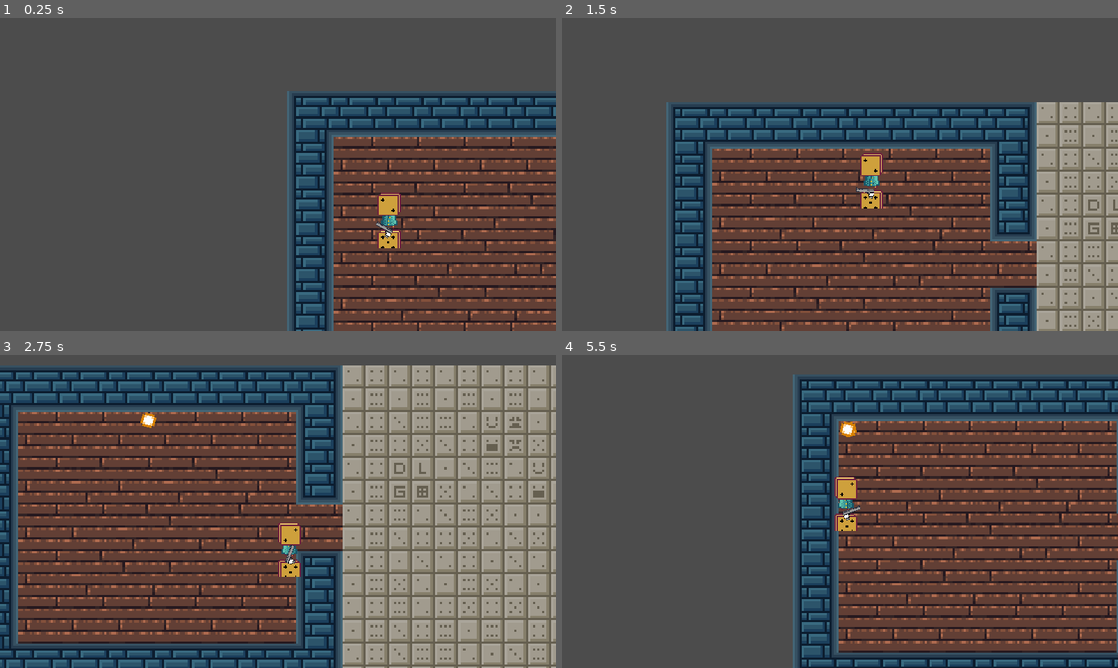
Above: before the commit, frames 1-4 (two rows, left to right).
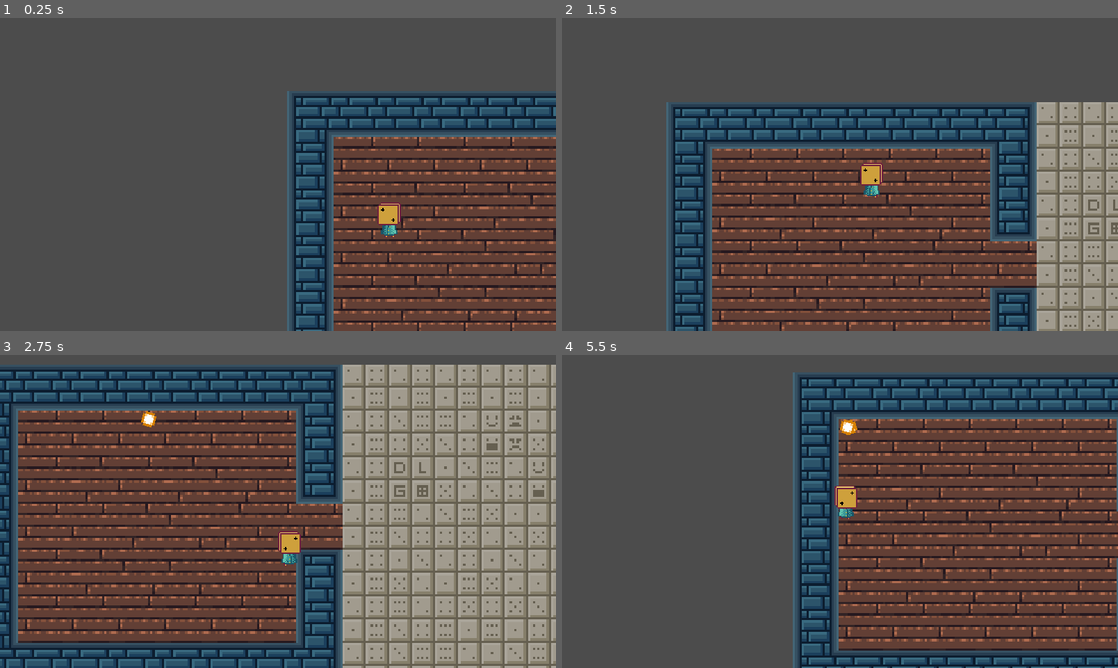
Above: after the commit, the same moments.

Repository: ygypt/gmtk2022
Game: Godot game, scene res://Levels/TemplateLevel.tscn
Two runs of this game, one before a commit and one after it. Both use one fixed random seed, a clock stepped at 60 frames per second and the inputs below.
Inputs (mouse positions are in pixels of both pictures, inside the frame that each line leads up to):
- Up to frame 1 (0.25 s): no input
- Up to frame 2 (1.5 s): move the mouse to (962, 158) at 0.52 s; hold D (move_right) 0.53-1.28 s; tap Space (dodge) at 0.6 s; move the mouse to (728, 190) at 1.27 s; hold S (move_down) from 1.28 s (still down); tap F (interact) at 1.35 s
- Up to frame 3 (2.75 s): move the mouse to (333, 442) at 2.02 s; release S (move_down) at 2.03 s; press the mouse at (333, 442) at 2.03 s; hold D (move_right) from 2.03 s (still down)
- Up to frame 4 (5.5 s): move the mouse to (812, 574) at 2.77 s; release D (move_right) at 2.78 s; release the mouse at (812, 574) at 2.78 s; hold W (move_up) 2.78-3.53 s; tap Space (dodge) at 2.85, 5.1 s; move the mouse to (1006, 558) at 3.52 s; hold A (move_left) 3.53-5.03 s; tap F (interact) at 3.6 s; move the mouse to (673, 464) at 4.27 s; click (673, 464) at 4.35 s; move the mouse to (867, 511) at 5.02 s; hold S (move_down) from 5.03 s (still down)

The runs differ from the first frame. In frame 1, 0.6% of the frame differs, in the area x 67-73%, y 55-74%; in frame 2, 0.6%; in frame 3, 16%; in frame 4, 24%, in the area x 41-100%, y 5-100%.

Commit message:
changed some

Diff:
--- a/Characters/Player/Player.tscn
+++ b/Characters/Player/Player.tscn
@@ -27,8 +27,9 @@
 
 [sub_resource type="Animation" id=3]
 resource_name = "Idle"
-length = 0.0166667
-step = 0.0166667
+length = 0.5
+loop = true
+step = 0.05
 tracks/0/type = "value"
 tracks/0/path = NodePath("Sprite:frame")
 tracks/0/interp = 1
@@ -36,16 +37,17 @@
 tracks/0/imported = false
 tracks/0/enabled = true
 tracks/0/keys = {
-"times": PoolRealArray( 0 ),
-"transitions": PoolRealArray( 1 ),
+"times": PoolRealArray( 0, 0.25 ),
+"transitions": PoolRealArray( 1, 1 ),
 "update": 1,
-"values": [ 0 ]
+"values": [ 4, 5 ]
 }
 
 [sub_resource type="Animation" id=1]
 resource_name = "Move_down"
-length = 0.2
+length = 0.3
 loop = true
+step = 0.05
 tracks/0/type = "value"
 tracks/0/path = NodePath("Sprite:frame")
 tracks/0/interp = 1
@@ -53,7 +55,7 @@
 tracks/0/imported = false
 tracks/0/enabled = true
 tracks/0/keys = {
-"times": PoolRealArray( 0, 0.1 ),
+"times": PoolRealArray( 0, 0.15 ),
 "transitions": PoolRealArray( 1, 1 ),
 "update": 1,
 "values": [ 0, 1 ]
@@ -61,8 +63,9 @@
 
 [sub_resource type="Animation" id=5]
 resource_name = "Move_up"
-length = 0.2
+length = 0.3
 loop = true
+step = 0.05
 tracks/0/type = "value"
 tracks/0/path = NodePath("Sprite:frame")
 tracks/0/interp = 1
@@ -70,7 +73,41 @@
 tracks/0/imported = false
 tracks/0/enabled = true
 tracks/0/keys = {
-"times": PoolRealArray( 0, 0.1 ),
+"times": PoolRealArray( 0, 0.15 ),
+"transitions": PoolRealArray( 1, 1 ),
+"update": 1,
+"values": [ 3, 2 ]
+}
+
+[sub_resource type="Animation" id=6]
+resource_name = "Roll_down"
+length = 0.3
+step = 0.05
+tracks/0/type = "value"
+tracks/0/path = NodePath("Sprite:frame")
+tracks/0/interp = 1
+tracks/0/loop_wrap = true
+tracks/0/imported = false
+tracks/0/enabled = true
+tracks/0/keys = {
+"times": PoolRealArray( 0, 0.15 ),
+"transitions": PoolRealArray( 1, 1 ),
+"update": 1,
+"values": [ 0, 1 ]
+}
+
+[sub_resource type="Animation" id=7]
+resource_name = "Roll_up"
+length = 0.3
+step = 0.05
+tracks/0/type = "value"
+tracks/0/path = NodePath("Sprite:frame")
+tracks/0/interp = 1
+tracks/0/loop_wrap = true
+tracks/0/imported = false
+tracks/0/enabled = true
+tracks/0/keys = {
+"times": PoolRealArray( 0, 0.15 ),
 "transitions": PoolRealArray( 1, 1 ),
 "update": 1,
 "values": [ 3, 2 ]
@@ -81,7 +118,7 @@
 height = 2.0
 
 [node name="Player" type="KinematicBody2D"]
-collision_mask = 14
+collision_mask = 46
 script = ExtResource( 2 )
 speed = 80
 
@@ -90,8 +127,7 @@
 scale = Vector2( 0.5, 0.5 )
 texture = ExtResource( 1 )
 hframes = 2
-vframes = 2
-frame = 3
+vframes = 3
 
 [node name="AnimationPlayer" type="AnimationPlayer" parent="."]
 autoplay = "Idle"
@@ -99,6 +135,8 @@
 anims/Idle = SubResource( 3 )
 anims/Move_down = SubResource( 1 )
 anims/Move_up = SubResource( 5 )
+anims/Roll_down = SubResource( 6 )
+anims/Roll_up = SubResource( 7 )
 
 [node name="PlayerCamera" type="Camera2D" parent="."]
 current = true
@@ -125,4 +163,8 @@
 [node name="Cooldown" type="Timer" parent="State/Dodge"]
 
 [node name="Pistol" parent="." instance=ExtResource( 7 )]
+visible = false
 position = Vector2( 0, -2 )
+
+[node name="HurtboxMask" type="Area2D" parent="."]
+collision_mask = 62
--- a/Tiles/Tiles.tres
+++ b/Tiles/Tiles.tres
@@ -659,7 +659,7 @@
 4/texture = ExtResource( 1 )
 4/tex_offset = Vector2( 0, 0 )
 4/modulate = Color( 1, 1, 1, 1 )
-4/region = Rect2( 80, 140, 40, 40 )
+4/region = Rect2( 80, 140, 100, 60 )
 4/tile_mode = 1
 4/autotile/bitmask_mode = 0
 4/autotile/bitmask_flags = [ Vector2( 0, 0 ), 325, Vector2( 1, 0 ), 325, Vector2( 1, 1 ), 325 ]
Not shown: 1 places in Characters/Player/Player.tscn that only renumber resources
